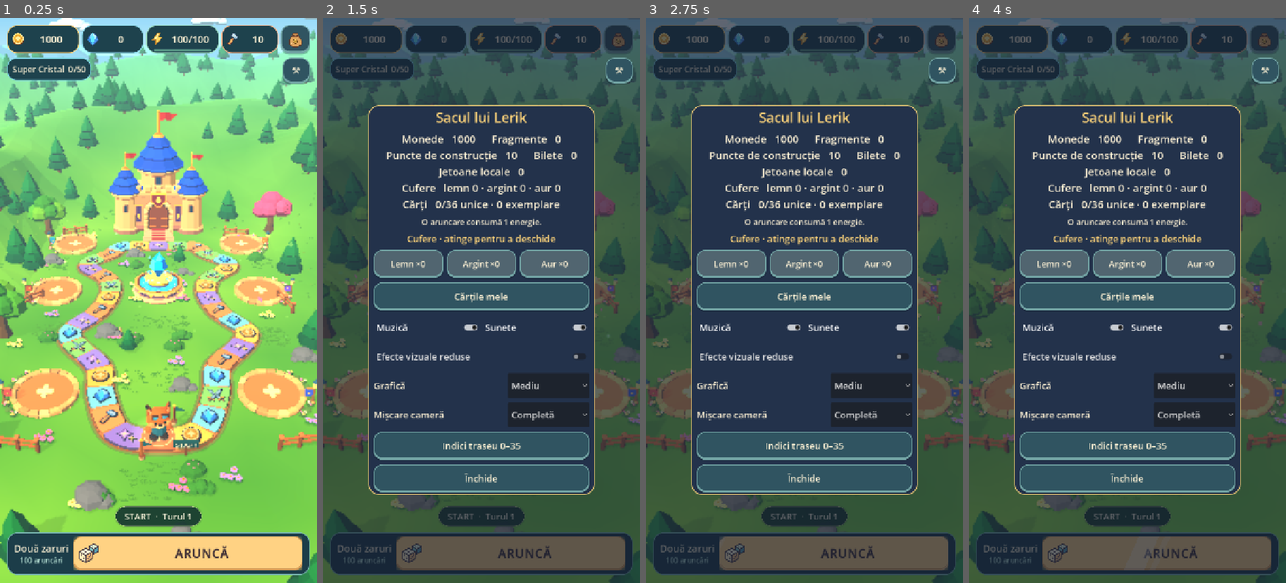
Above: before the commit, frames 1-4 (left to right).
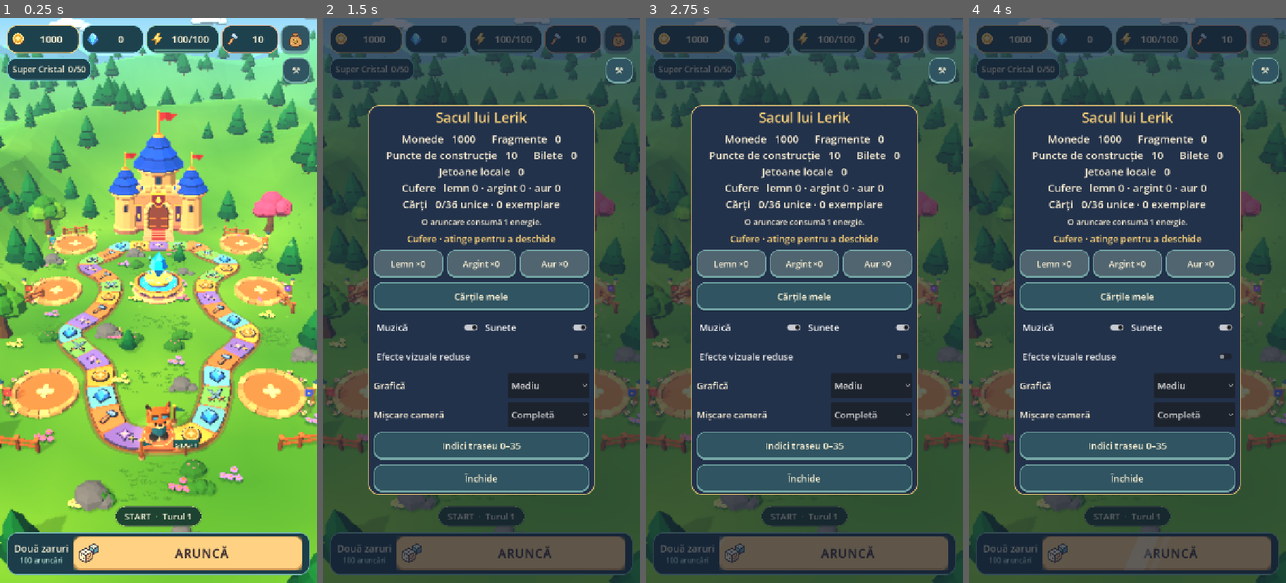
Above: after the commit, the same moments.

Repository: brzluca8/Buble3d
Game: Godot game, scene res://scenes/board.tscn
The game is run twice, just before and just after one commit, with the same random seed, the same clock (stepped at 60 frames per second) and the same inputs.
Inputs (mouse positions are in pixels of both pictures, inside the frame that each line leads up to):
- Up to frame 1 (0.25 s): no input
- Up to frame 2 (1.5 s): click "1000" at 0.5 s; click "0" at 1.25 s
- Up to frame 3 (2.75 s): click "100/100" at 2 s
- Up to frame 4 (4 s): click "10" at 2.75 s; click (1263, 40) at 3.52 s

The runs differ from the first frame. In frame 1, 18% of the frame differs, in the area x 0-100%, y 2-59%; in frame 2, less than 0.1%; in frame 3, less than 0.1%; in frame 4, less than 0.1%.

Commit message:
Etapa 4.3 faza D: lumină, tranziții Lerik, zaruri și cameră mai line
- Lumină mai caldă și mai puțină ceață: umbre mai lizibile, adâncime mai bună
- Lerik: tranziții între repaus, așteptare și alergare; înclinare în curbe filtrată;
  arcuri cu sub-pași fixe (aceeași mișcare secundară la 30 și 120 FPS); clipuri cu fade proporțional
- Orientare pe traseu: viraj amortizat și limitat la 10 rad/s, fără salturi de rotație
- Zaruri: comprimare scurtă la fiecare contact, fără efect la oprire (fața raportată neschimbată)
- Camera: ritm separat pe cadre; revenirea fără salt final de rotație
- check_construction: verificări pentru tranziții, FPS, rotație și zaruri

Co-Authored-By: Claude Opus 5.5 <noreply@anthropic.com>
Claude-Session: https://claude.ai/code/session_019PMyirRT8qLLCxmH4KUAST

Diff:
--- a/lerion/scenes/board.tscn
+++ b/lerion/scenes/board.tscn
@@ -29,9 +29,9 @@
 script = ExtResource("game")
 
 [node name="Soare" parent="."]
-light_color = Color(1,0.956,0.89,1)
-light_energy = 0.68
-shadow_opacity = 0.39
+light_color = Color(1,0.933,0.84,1)
+light_energy = 0.8
+shadow_opacity = 0.52
 shadow_blur = 1.25
 
 [node name="Alei" parent="Pajiste"]
--- a/lerion/scripts/board/board_ambient.gd
+++ b/lerion/scripts/board/board_ambient.gd
@@ -19,10 +19,12 @@
 func _ready() -> void:
 	var light: WorldEnvironment = $"../Lumina"
 	var air := light.environment.duplicate() as Environment
-	air.ambient_light_color = Color("#e5efff")
-	air.ambient_light_energy = 0.49
-	air.fog_light_color = Color("#b3dce6")
-	air.fog_density = 0.0044
+	# Etapa 4.3: a little less fill and haze, a warmer key light. Shadows and forms read better while
+	# the far hills keep a soft aerial blue. The palette and the models are unchanged.
+	air.ambient_light_color = Color("#e3ecff")
+	air.ambient_light_energy = 0.41
+	air.fog_light_color = Color("#a9d8e8")
+	air.fog_density = 0.0024
 	light.environment = air
 	var jewel := StandardMaterial3D.new()
 	jewel.vertex_color_use_as_albedo = true
--- a/lerion/scripts/board/board_game.gd
+++ b/lerion/scripts/board/board_game.gd
@@ -220,6 +220,8 @@
 	return int(last.get("a",1)) + int(last.get("b",1))
 
 
+const TURN_SPEED := 10.0
+
 func _pose(step: float) -> void:
 	var here := path.at_step(step)
 	var direction := path.at_step(step+0.18) - path.at_step(step-0.10)
@@ -231,7 +233,16 @@
 		camera.track_path(here,path.at_step(step+3.7))
 	animator.drive_run(step,bank)
 	pawn.position = here + Vector3.UP * 0.038
-	pawn.rotation.y = lerp_angle(launch_yaw,atan2(direction.x,direction.z),smoothstep(0.0,0.70,step-launch_step))
+	var heading := atan2(direction.x,direction.z)
+	if game.busy and not hud.throwing:
+		# Etapa 4.3: while walking, turn toward the path with a damped, speed-limited turn
+		# (the first turn from the dice and every curve), never a per-frame snap.
+		var dt := get_process_delta_time()
+		var diff := angle_difference(pawn.rotation.y,heading)
+		var turn := clampf(diff*(1.0 - exp(-dt*16.0)),-TURN_SPEED*dt,TURN_SPEED*dt)
+		pawn.rotation.y = wrapf(pawn.rotation.y + turn,-PI,PI)
+	else:
+		pawn.rotation.y = heading
 	visual_tile = posmod(roundi(step),RULES.tile_count)
 
 
@@ -259,7 +270,7 @@
 	pawn.rotation.y = atan2(tangent.x,tangent.z)
 	idle_turn = create_tween()
 	var forward := pawn.rotation.y + angle_difference(pawn.rotation.y,0.20)
-	idle_turn.tween_property(pawn,"rotation:y",forward,0.24)
+	idle_turn.tween_property(pawn,"rotation:y",forward,0.42).set_delay(0.12).set_trans(Tween.TRANS_SINE).set_ease(Tween.EASE_IN_OUT)
 	camera.frame_landing(pawn.position,walked_steps > 0)
 	game.busy = false
 	message.text = _last_message()
--- a/lerion/scripts/board/die_face.gd
+++ b/lerion/scripts/board/die_face.gd
@@ -48,6 +48,10 @@
 		hop = 0.045*sin(PI*(t-0.76)/0.24)
 	# The model has a 0.39 half-core and 0.11 rounding radius on each edge.
 	var support := 0.11 + 0.39*(absf(pose.x.y)+absf(pose.y.y)+absf(pose.z.y))
-	position = origin + Vector3(-side*0.20*remaining,support*size_m+hop,2.08*remaining)
+	# Etapa 4.3: a brief squash at each ground contact (none at rest), with the base kept on the grass.
+	var squash := 0.07*exp(-pow((t - 0.46)/0.025,2.0)) + 0.04*exp(-pow((t - 0.76)/0.022,2.0))
+	if squash > 0.001:
+		basis = Basis.from_scale(Vector3(1.0 + squash*0.5,1.0 - squash,1.0 + squash*0.5))*basis
+	position = origin + Vector3(-side*0.20*remaining,support*size_m*(1.0 - squash)+hop,2.08*remaining)
 	shadow.position = Vector3(position.x,origin.y+0.016,position.z)
 	shadow.scale = Vector3.ONE * size_factor * (1.0-0.30*hop)
--- a/lerion/scripts/board/kingdom_camera.gd
+++ b/lerion/scripts/board/kingdom_camera.gd
@@ -109,7 +109,9 @@
 	set_process(true)
 
 func _process(delta: float) -> void:
-	var rate := 5.0 if shot == Shot.DICE else (3.2 if shot == Shot.CRYSTAL else 8.0)
+	# Etapa 4.3: each shot has its own pace. Following stays responsive; the reward focus settles in
+	# and the return to the overview glides instead of snapping back.
+	var rate: float = {Shot.DICE: 5.0, Shot.CRYSTAL: 3.2, Shot.TRACK: 6.5, Shot.LAND: 5.0, Shot.RETURN: 5.8}.get(shot,8.0)
 	var weight := 1.0-exp(-rate*delta)
 	position = position.lerp(target_eye,weight)
 	rotation.x = lerpf(rotation.x,-target_pitch,weight)
@@ -118,7 +120,7 @@
 		landing_hold -= delta
 		if landing_hold <= 0.0:
 			return_home()
-	elif shot == Shot.RETURN and position.distance_squared_to(target_eye) < 0.0004:
+	elif shot == Shot.RETURN and position.distance_squared_to(target_eye) < 0.0004 and absf(angle_difference(rotation.y,0.0)) < 0.002:
 		shot = Shot.OVERVIEW
 		rotation.y = 0.0
 		_update_pose()
--- a/lerion/scripts/board/lerik_animator.gd
+++ b/lerion/scripts/board/lerik_animator.gd
@@ -108,6 +108,14 @@
 var last_velocity := Vector3.ZERO
 var has_history := false
 var last_pose: Dictionary = {}
+# Etapa 4.3: state changes cross-fade from the last base pose instead of snapping; the bank angle
+# and the measured acceleration are low-pass filtered so curves and frame hitches do not jitter.
+const STATE_FADE := 0.22
+var base_pose: Dictionary = {}
+var state_from: Dictionary = {}
+var state_age := 1.0
+var smooth_bank := 0.0
+var smooth_accel := Vector3.ZERO
 
 
 func setup(owner_pawn: Node3D, body: Node3D, shadow: Node3D) -> void:
@@ -120,8 +128,15 @@
 
 # ---- Commands from the game -------------------------------------------------------------------
 
+func _enter(next: State) -> void:
+	if next != state and not base_pose.is_empty():
+		state_from = base_pose.duplicate()
+		state_age = 0.0
+	state = next
+
+
 func watch_dice(target: Vector3) -> void:
-	state = State.WATCH
+	_enter(State.WATCH)
 	watch_target = target
 	idle_timer = 8.0
 
@@ -132,7 +147,7 @@
 
 
 func start_run(origin: float, steps: int, tile_length: float) -> void:
-	state = State.RUN
+	_enter(State.RUN)
 	run_origin = origin
 	run_steps = maxi(1,steps)
 	run_step = origin
@@ -154,7 +169,7 @@
 ## Landing on the final tile. `kind` is "normal", "big" (rare reward) or "empty" (START, no reward).
 ## `total` lets the dice result trigger an occasional comic reaction.
 func land(kind := "normal", total := 7) -> void:
-	state = State.IDLE
+	_enter(State.IDLE)
 	idle_timer = 5.0 + rng.randf()*4.0
 	var comic := ""
 	if total == 2:
@@ -188,6 +203,10 @@
 ## Jump straight to rest (Grăbește, profile switch, tests).
 func settle() -> void:
 	state = State.IDLE
+	state_from = {}
+	state_age = 1.0
+	smooth_bank = 0.0
+	smooth_accel = Vector3.ZERO
 	stop_clip()
 	for key: String in spring:
 		spring[key] = Vector2.ZERO
@@ -252,9 +271,9 @@
 	var stride := sin(TAU*phase)
 	var contact := absf(cos(TAU*phase))
 	var pose := {"lift": 0.075*(1.0 - contact), "squash": 0.05*contact - 0.03, "lean": 0.17*intensity + 0.02,
-		"roll": -run_bank*0.32, "twist": 0.06*stride, "arm_l": -stride*0.95, "arm_r": stride*0.95,
+		"roll": -smooth_bank*0.32, "twist": 0.06*stride, "arm_l": -stride*0.95, "arm_r": stride*0.95,
 		"raise_l": 0.18, "raise_r": 0.18, "leg_l": stride*0.85, "leg_r": -stride*0.85,
-		"head_pitch": -0.05 + 0.04*contact, "head_roll": -0.04*stride + run_bank*0.25, "head_yaw": run_bank*0.6,
+		"head_pitch": -0.05 + 0.04*contact, "head_roll": -0.04*stride + smooth_bank*0.25, "head_yaw": smooth_bank*0.6,
 		"ear_back": 0.12}
 	# The last tile is a jump: short crouch, take-off, tucked flight, and the landing clip follows.
 	var p := travelled - (final - 1.0)
@@ -280,15 +299,21 @@
 	delta = minf(delta,1.0/15.0)
 	age += delta
 	var pose: Dictionary
+	smooth_bank = lerpf(smooth_bank,run_bank,1.0 - exp(-delta*9.0))
 	match state:
 		State.WATCH: pose = _watch_pose()
 		State.RUN: pose = _run_pose()
 		_: pose = _idle_pose()
+	base_pose = pose
+	if state_age < STATE_FADE and not state_from.is_empty():
+		state_age += delta
+		pose = blend(state_from,pose,smoothstep(0.0,1.0,state_age/STATE_FADE))
 	if clip != "":
 		clip_time += delta*clip_speed
 		var length := float(CLIPS[clip][0])
-		var fade_in := clampf(clip_time/0.07,0.0,1.0)
-		var fade_out := clampf((length - clip_time)/0.1,0.0,1.0)
+		# Ease in and out over a share of the clip, so short clips still blend without a pop.
+		var fade_in := clampf(clip_time/minf(0.12,length*0.25),0.0,1.0)
+		var fade_out := clampf((length - clip_time)/minf(0.16,length*0.3),0.0,1.0)
 		clip_weight = minf(fade_in,fade_out) if clip_time > 0.0 else 0.0
 		var key_pose := sample(clip,clip_time)
 		if key_pose.has("twist"):
@@ -336,19 +361,24 @@
 	var accel := ((velocity - last_velocity)/maxf(delta,0.001)).limit_length(40.0)
 	last_world = world
 	last_velocity = velocity
-	var local := pawn.global_basis.inverse()*accel
+	smooth_accel = smooth_accel.lerp(accel,1.0 - exp(-delta*12.0))
+	var local := pawn.global_basis.inverse()*smooth_accel
 	var speed := (pawn.global_basis.inverse()*velocity).z
 	var forces := {"pack_pitch": -local.z*0.010 + local.y*0.004, "pack_roll": -local.x*0.008,
 		"ear_l": -local.y*0.004, "ear_r": -local.y*0.004, "ear_back": local.z*0.006,
 		"tail_pitch": -local.z*0.008 - local.y*0.006, "tail_yaw": -local.x*0.012, "scarf": -local.z*0.006}
 	var rest := {"scarf": clampf(-speed*0.22,-0.9,0.2)}
+	# Fixed sub-steps keep the springs stable and identical at 30, 60 or 120 FPS.
+	var substeps := maxi(1,ceili(delta/(1.0/120.0)))
+	var h := delta/substeps
 	for key: String in spring:
 		var s: Vector2 = spring[key]
 		var stiffness := 90.0 if key.begins_with("ear") else 70.0
-		var damping := 9.0
-		var acc := stiffness*(float(rest.get(key,0.0)) - s.x) - damping*s.y + float(forces[key])*stiffness*intensity
-		s.y += acc*delta
-		s.x = clampf(s.x + s.y*delta,-0.7,0.7)
+		var damping := 10.0
+		for i in range(substeps):
+			var acc := stiffness*(float(rest.get(key,0.0)) - s.x) - damping*s.y + float(forces[key])*stiffness*intensity
+			s.y += acc*h
+			s.x = clampf(s.x + s.y*h,-0.7,0.7)
 		spring[key] = s
 		pose[key] = float(pose.get(key,0.0)) + s.x
 
--- a/lerion/scripts/board/polish.gd
+++ b/lerion/scripts/board/polish.gd
@@ -211,8 +211,8 @@
 	environment = holder.environment
 	environment.tonemap_mode = Environment.TONE_MAPPER_LINEAR
 	environment.adjustment_enabled = post_on
-	environment.adjustment_contrast = 1.08
-	environment.adjustment_saturation = 1.12
+	environment.adjustment_contrast = 1.1
+	environment.adjustment_saturation = 1.1
 	var glow_on: bool = post_on and not reduced and bool(budget().glow)
 	environment.glow_enabled = glow_on
 	environment.glow_intensity = 0.4
--- a/lerion/tools/check_construction.gd
+++ b/lerion/tools/check_construction.gd
@@ -58,6 +58,7 @@
 	await build_window(game)
 	await interrupted(game)
 	await layout()
+	await refinements()
 	check(snapshot(normal._path(0)) == normal_hash[0] and snapshot(normal._path(1)) == normal_hash[1],"Profilul normal rămâne neatins de DEBUG")
 	check(Save.new("user://construction_normal").state.wallet.build_points == 31,"Soldul normal se încarcă separat")
 	map.free()
@@ -252,6 +253,66 @@
 	check(again.state.board_position_index == 5 and map.visual_tile == 5,"Restart: Lerik pe căsuța confirmată")
 
 
+## Etapa 4.3 animation refinements: no pose pop on a state change, springs that do not depend on
+## the frame rate, no heading snaps on the path and dice that rest unsquashed on the reported face.
+func refinements() -> void:
+	var animator: Node = map.animator
+	animator.settle()
+	for i in range(30):
+		animator._process(1.0/60.0)
+	var before: Dictionary = animator.last_pose.duplicate()
+	animator.watch_dice(map.pawn.global_position + Vector3(2,0,3))
+	animator._process(1.0/60.0)
+	var jump := 0.0
+	for key: String in ["raise_l","arm_l","leg_l","lean","head_pitch","squash"]:
+		jump = maxf(jump,absf(float(animator.last_pose.get(key,0.0)) - float(before.get(key,0.0))))
+	check(jump < 0.12,"Trecere lină din repaus în așteptarea zarurilor (salt %.3f)" % jump)
+	for i in range(30):
+		animator._process(1.0/60.0)
+	check(absf(float(animator.last_pose.raise_l) - float(animator._watch_pose().raise_l)) < 0.05,"Postura de așteptare atinsă după tranziție")
+	animator.settle()
+	# Same push at 30 and 120 FPS: the springs end close to each other.
+	var ends := []
+	for rate in [30.0,120.0]:
+		animator.settle()
+		var start: Vector3 = map.pawn.position
+		var t := 0.0
+		while t < 0.6:
+			map.pawn.position = start + Vector3(0,0,1.5*smoothstep(0.0,0.3,t))
+			animator._process(1.0/rate)
+			t += 1.0/rate
+		ends.append(float(animator.spring.pack_pitch.x))
+		map.pawn.position = start
+	check(absf(ends[0] - ends[1]) < 0.03,"Mișcare secundară independentă de FPS (%.3f / %.3f)" % ends)
+	animator.settle()
+	var game: Profile = map.game
+	game.set_resource("energy",50)
+	game.teleport(8)
+	map.get_node("DeveloperPanel").sync_map()
+	await frames()
+	game.force_pair(Vector2i(6,5))
+	map._roll()
+	var largest := 0.0
+	var last_yaw: float = map.pawn.rotation.y
+	var walked := false
+	for i in range(400):
+		await process_frame
+		if not map.hud.throwing:
+			walked = true
+			largest = maxf(largest,absf(angle_difference(last_yaw,map.pawn.rotation.y)))
+		last_yaw = map.pawn.rotation.y
+		if not game.busy:
+			break
+	check(walked and not game.busy and game.state.board_position_index == 19,"Mers complet pe traseu")
+	check(largest < 0.2,"Fără rotiri bruște pe traseu (max %.3f rad/cadru)" % largest)
+	var die: Node3D = map.dice.faces[0]
+	die.animate(1.0)
+	var axes: Vector3 = die.basis.get_scale()
+	check(absf(axes.x - axes.y) < 0.001 and absf(axes.y - axes.z) < 0.001,"Zarul nu rămâne turtit la oprire")
+	die.animate(0.46)
+	check(die.basis.get_scale().y < die.basis.get_scale().x,"Comprimare la contact")
+
+
 func layout() -> void:
 	var game: Profile = map.game
 	game.set_resource("coins",999999999)
